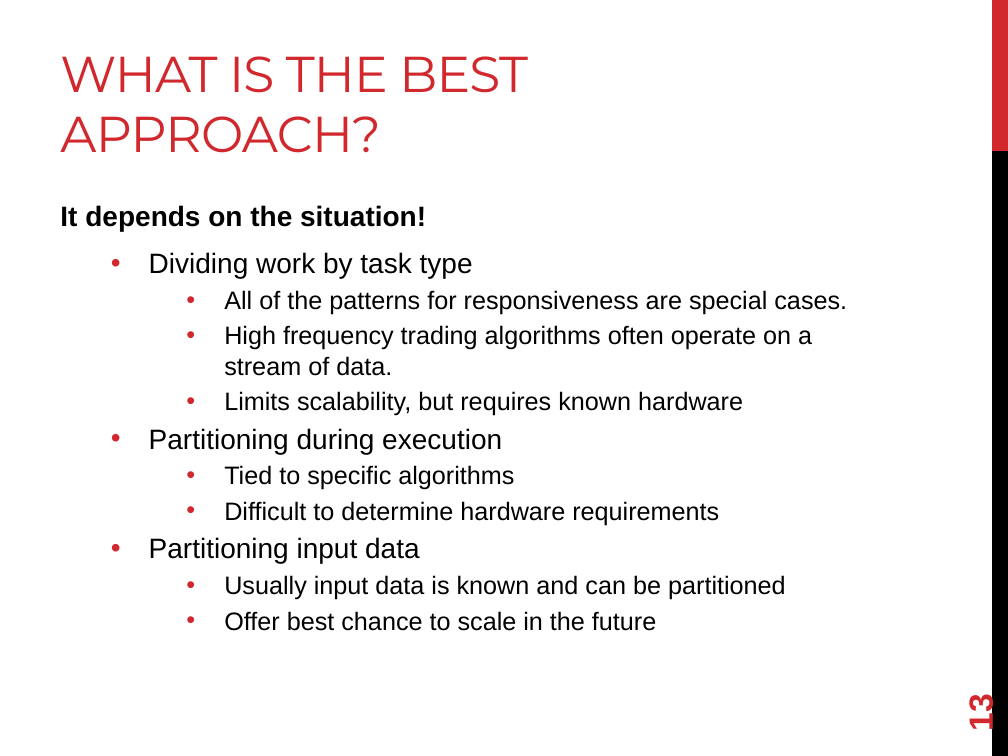
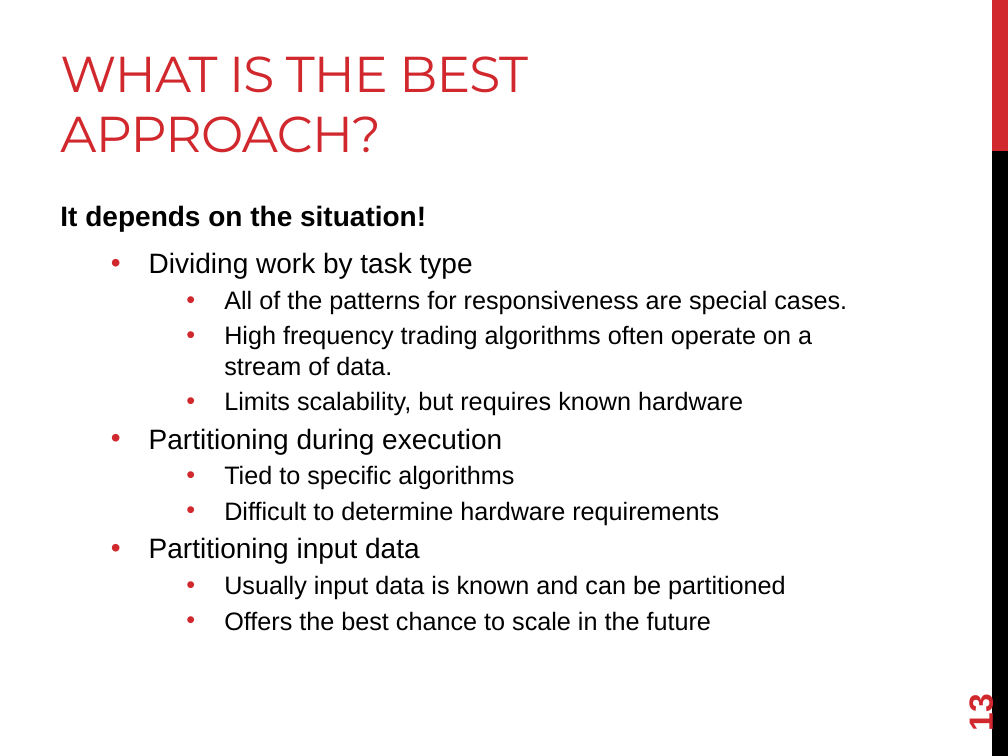
Before and after one commit to joshpeterson/DevelopingConcurrentSoftware, a slide deck: slide 13 of Lectures/Designing Concurrent Software/Designing Concurrent Software.pptx. Drawn at 1008x756 pixels with LibreOffice and Linux fonts; fonts in the diff are those of the drawing. Boxes give left, top, right and bottom in pixels: in the first picture for what was removed or moved away, otherwise in the second. Text is boxed around its words. In the diff, an @@ line names an element or a change of style, - is before the commit and + after.

```diff
--- a/Lectures/Designing Concurrent Software/Designing Concurrent Software.pptx
+++ b/Lectures/Designing Concurrent Software/Designing Concurrent Software.pptx
@@ text at [224,611,711,631]: text changed @@
-    • Offer best chance to scale in the future
+    • Offers the best chance to scale in the future
```
Also in this commit, not shown: 5 other slides changed, 1 slide added, 1 other file.
